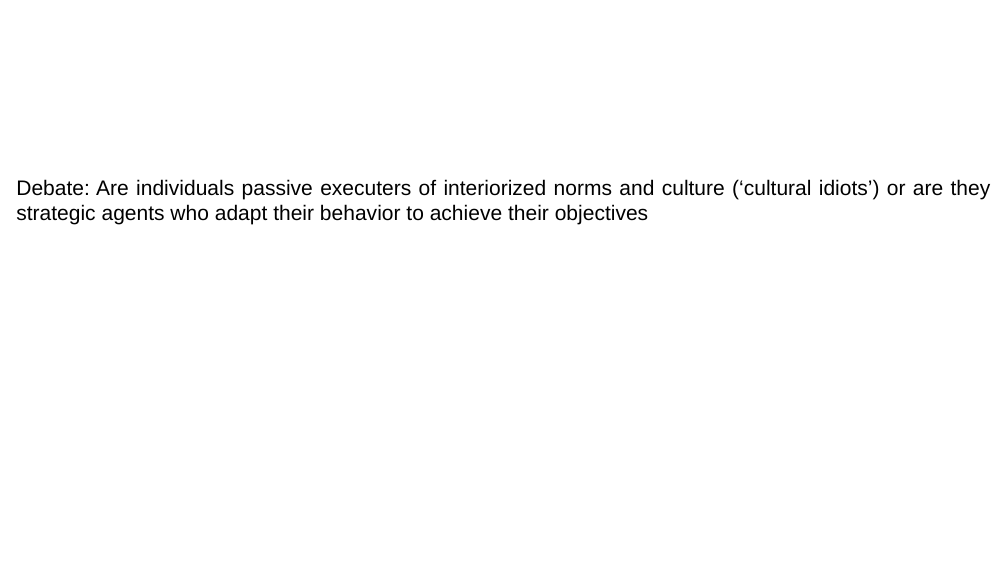
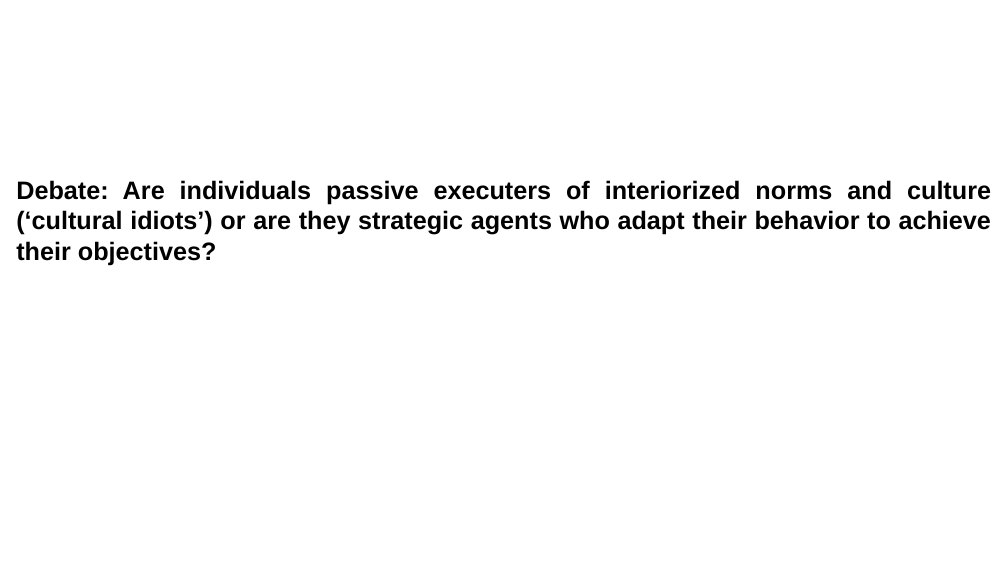
Before and after one commit to aminelasso/SOC501-2026, a slide deck: slide 35 of Week 3/Week 3.pptx. Drawn at 1008x567 pixels with LibreOffice and Linux fonts; fonts in the diff are those of the drawing. Boxes give left, top, right and bottom in pixels: in the first picture for what was removed or moved away, otherwise in the second. Text is boxed around its words. In the diff, an @@ line names an element or a change of style, - is before the commit and + after.

```diff
--- a/Week 3/Week 3.pptx
+++ b/Week 3/Week 3.pptx
@@ text at bbox=[16, 180, 991, 265]: text changed; size 20 to 24 pt; bold on @@
-Debate: Are individuals passive executers of interiorized norms and culture (‘cultural idiots’) or are they strategic agents who adapt their behavior to achieve their objectives
+Debate: Are individuals passive executers of interiorized norms and culture (‘cultural idiots’) or are they strategic agents who adapt their behavior to achieve their objectives?
```
Also in this commit, not shown: 10 other slides changed, 24 slides added, 2 slides removed.
